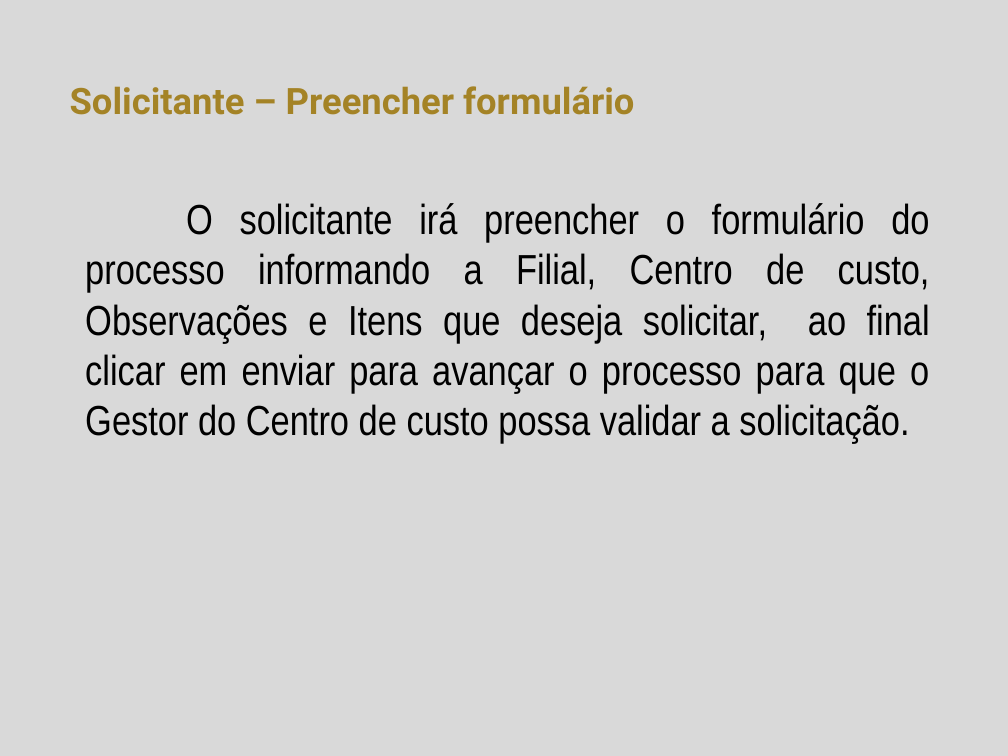
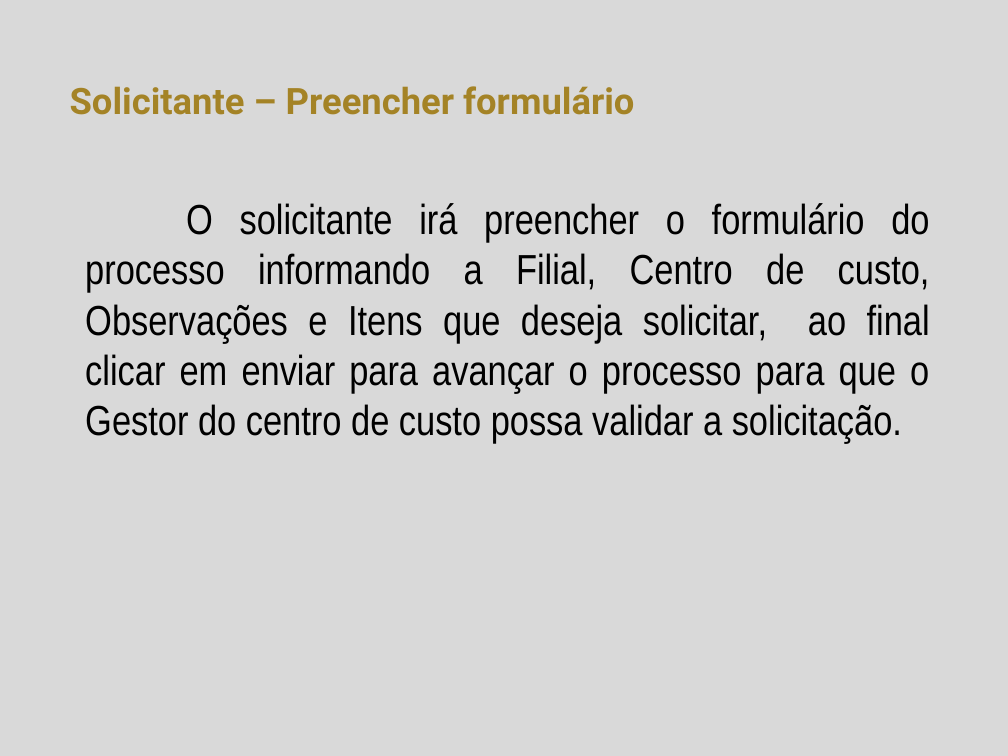
Before and after one commit to herickfreitas/Fluig_RM_SolicitacaoComprasServicos, a slide deck: slide 4 of Solicitação ComprasServicos.pptx. Drawn at 1008x756 pixels with LibreOffice and Linux fonts; fonts in the diff are those of the drawing; background and template pictures are left out. Boxes give left, top, right and bottom in pixels: in the first picture for what was removed or moved away, otherwise in the second. Text is boxed around its words. In the diff, an @@ line names an element or a change of style, - is before the commit and + after.

```diff
--- a/Solicitação ComprasServicos.pptx
+++ b/Solicitação ComprasServicos.pptx
@@ text at bbox=[85, 203, 930, 443]: text changed @@
-O solicitante irá preencher o formulário do processo informando a Filial, Centro de custo, Observações e Itens que deseja solicitar, ao final clicar em enviar para avançar o processo para que o Gestor do Centro de custo possa validar a solicitação.
+O solicitante irá preencher o formulário do processo informando a Filial, Centro de custo, Observações e Itens que deseja solicitar, ao final clicar em enviar para avançar o processo para que o Gestor do centro de custo possa validar a solicitação.
```
Also in this commit, not shown: 1 other slide changed, 1 slide added, 1 slide removed, 7 other files.
